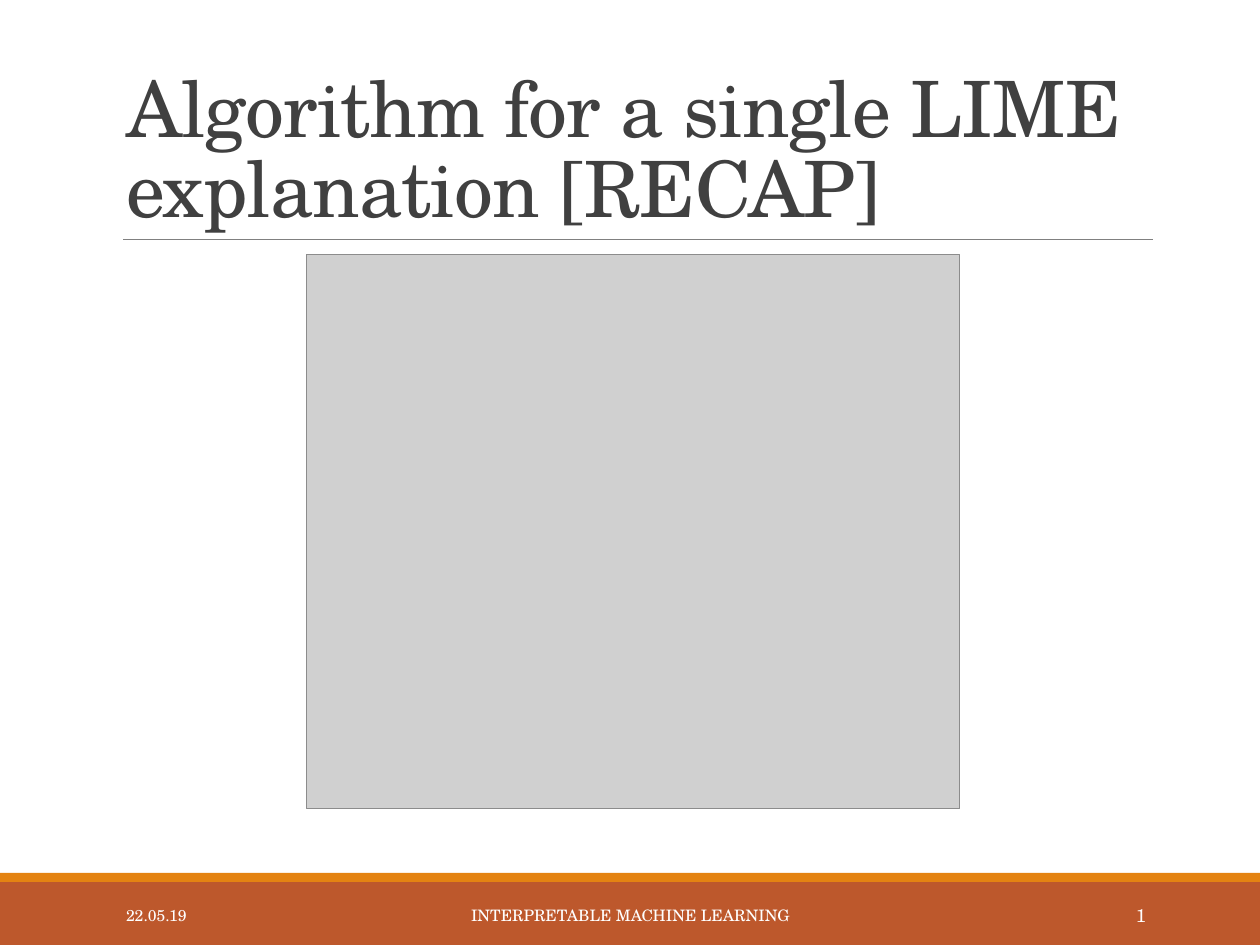
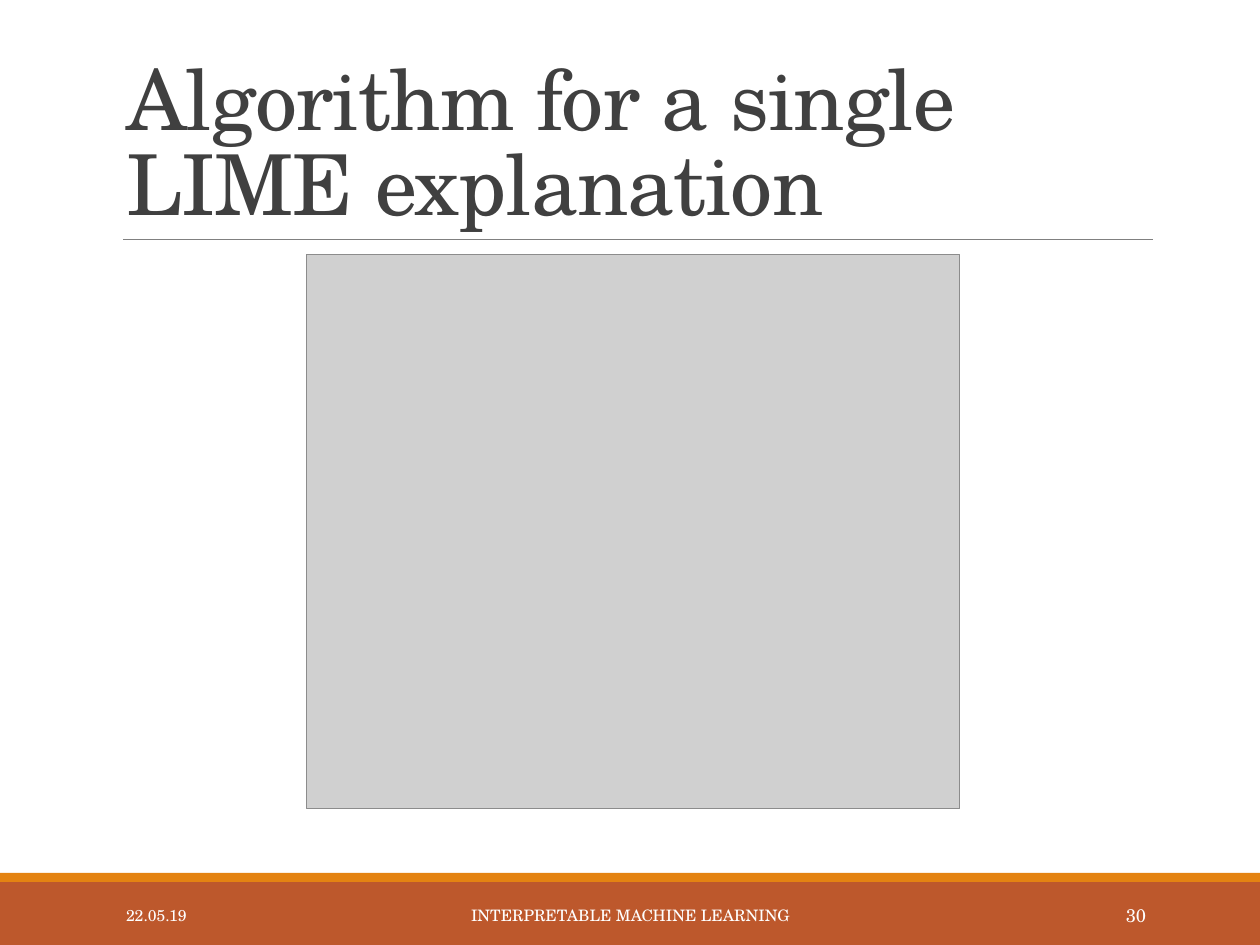
Before and after one commit to slds-lmu/iml_methods_limitations, a slide deck: slide 31 of Slides/LIME-neighbourhood.pptx (slide 2 before the commit). Drawn at 1260x945 pixels with LibreOffice and Linux fonts; fonts in the diff are those of the drawing; grey boxes stand for pictures. Boxes give left, top, right and bottom in pixels: in the first picture for what was removed or moved away, otherwise in the second. Text is boxed around its words. In the diff, an @@ line names an element or a change of style, - is before the commit and + after.

```diff
--- a/Slides/LIME-neighbourhood.pptx
+++ b/Slides/LIME-neighbourhood.pptx
@@ text at <box>126,68,955,232</box>: text changed; size 44.4 to 48 pt @@
-Algorithm for a single LIME explanation [RECAP]
+Algorithm for a single LIME explanation
@@ page number at <box>1126,909,1146,923</box>: text changed @@
-1
+30
```
Also in this commit, not shown: 1 other slide changed, 2 slides added, 1 other file.
